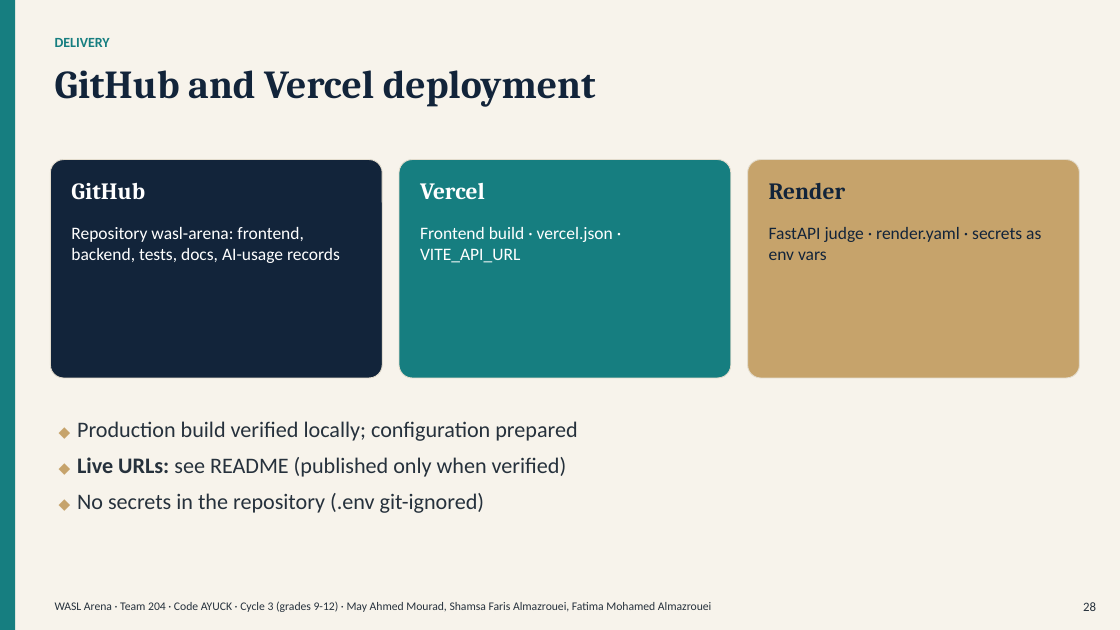
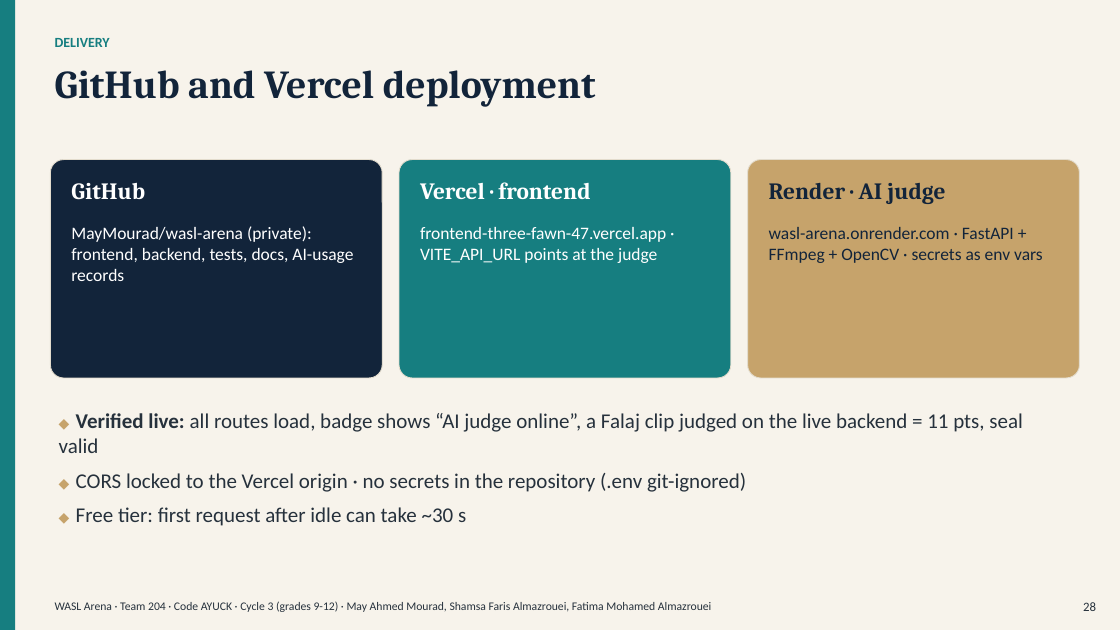
Before and after one commit to MayMourad/wasl-arena, a slide deck: slide 28 of presentation/WASL-Arena-30-Slides.pptx. Drawn at 1120x630 pixels with LibreOffice and Linux fonts; fonts in the diff are those of the drawing. Boxes give left, top, right and bottom in pixels: in the first picture for what was removed or moved away, otherwise in the second. Text is boxed around its words. In the diff, an @@ line names an element or a change of style, - is before the commit and + after.

```diff
--- a/presentation/WASL-Arena-30-Slides.pptx
+++ b/presentation/WASL-Arena-30-Slides.pptx
@@ text at box(420, 182, 590, 199): text changed @@
-Vercel
+Vercel · frontend
@@ text at box(769, 183, 945, 204): text changed @@
-Render
+Render · AI judge
@@ text at box(71, 226, 353, 281): text changed @@
-Repository wasl-arena: frontend, backend, tests, docs, AI-usage records
+MayMourad/wasl-arena (private): frontend, backend, tests, docs, AI-usage records
@@ text at box(420, 227, 666, 263): text changed @@
-Frontend build · vercel.json · VITE_API_URL
+frontend-three-fawn-47.vercel.app · VITE_API_URL points at the judge
@@ text at box(769, 227, 1043, 263): text changed @@
-FastAPI judge · render.yaml · secrets as env vars
+wasl-arena.onrender.com · FastAPI + FFmpeg + OpenCV · secrets as env vars
@@ text at box(59, 413, 1023, 526): text changed; size 19 to 18 pt @@
-◆ Production build verified locally; configuration prepared
-◆ Live URLs: see README (published only when verified)
-◆ No secrets in the repository (.env git-ignored)
+◆ Verified live: all routes load, badge shows “AI judge online”, a Falaj clip judged on the live backend = 11 pts, seal valid
+◆ CORS locked to the Vercel origin · no secrets in the repository (.env git-ignored)
+◆ Free tier: first request after idle can take ~30 s
```
Also in this commit, not shown: 1 other slide changed, 19 other files.
